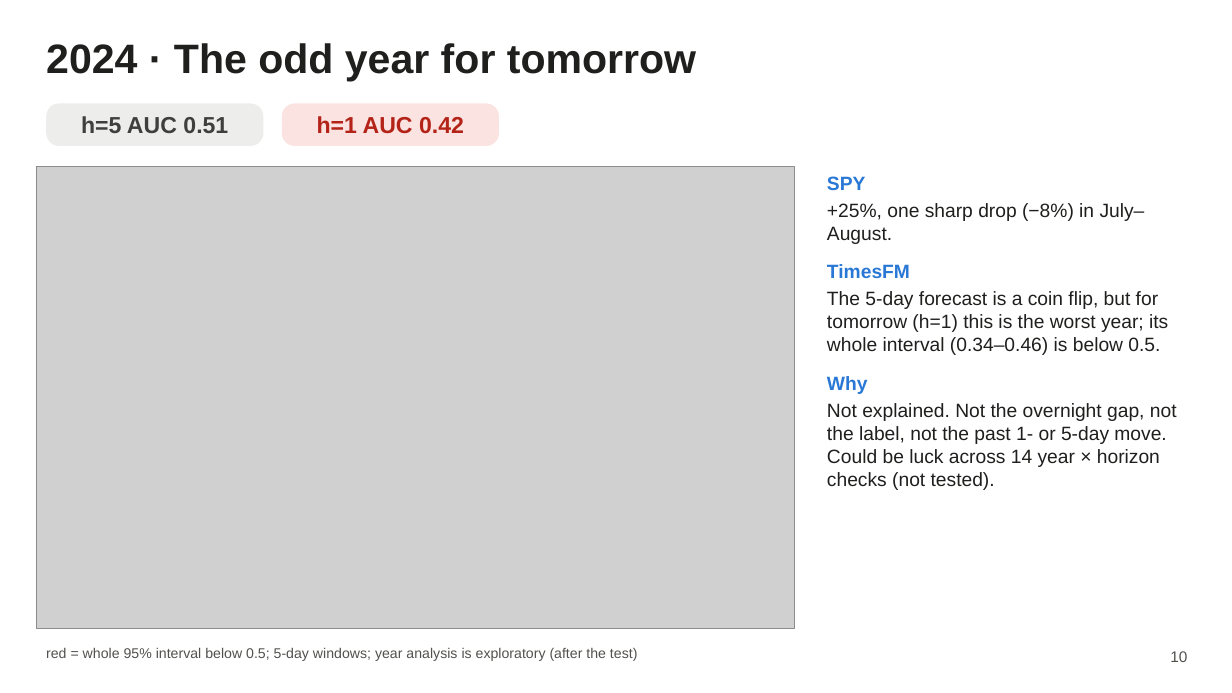
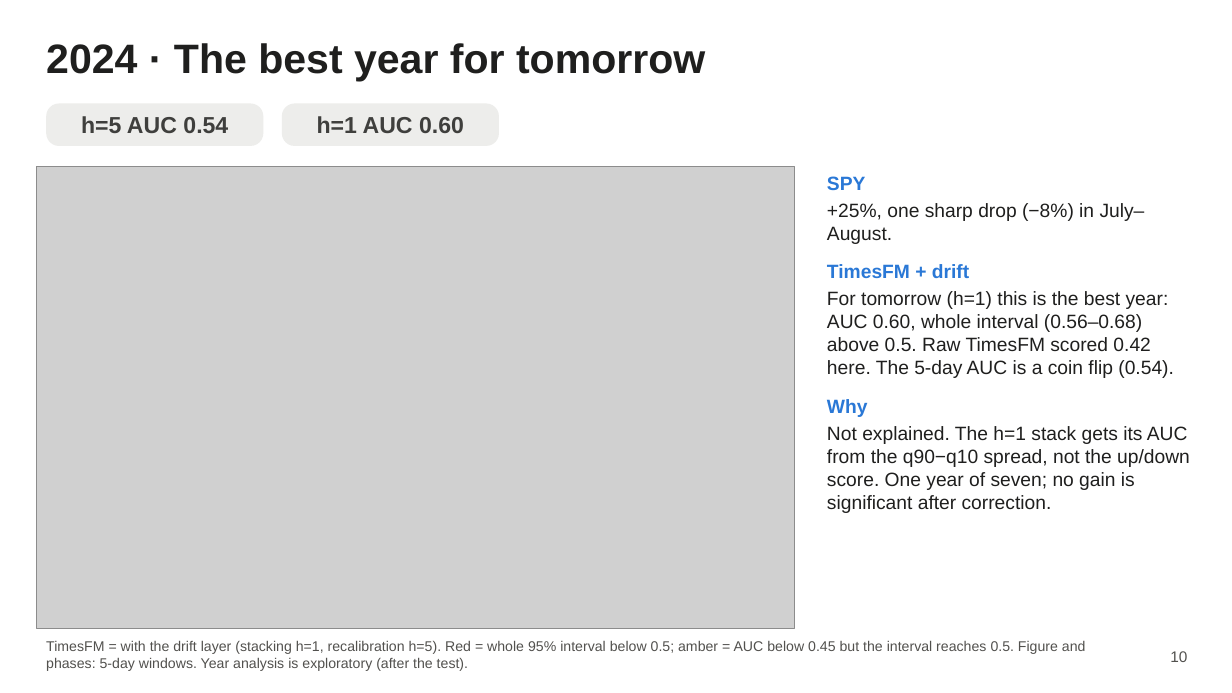
Before and after one commit to AmauryJayr/Predicting-SP500, a slide deck: slide 10 of timesfm3_experiment/slides/timesfm3_slides.pptx. Drawn at 1232x693 pixels with LibreOffice and Linux fonts; fonts in the diff are those of the drawing; grey boxes stand for pictures. Boxes give left, top, right and bottom in pixels: in the first picture for what was removed or moved away, otherwise in the second. Text is boxed around its words. In the diff, an @@ line names an element or a change of style, - is before the commit and + after.

Commit message:
TimesFM-3 slides: drift layer results throughout, new analysis slides
Results and year slides now use TimesFM + drift layer (stacking for h=1,
recalibration for h=5, picked on 2015-2018). Adds the how-it-was-built,
root-cause, drift and VIX slides; removes a stray LibreOffice lock file.

```diff
--- a/timesfm3_experiment/slides/timesfm3_slides.pptx
+++ b/timesfm3_experiment/slides/timesfm3_slides.pptx
@@ text at (46,43,705,81): text changed @@
-2024 · The odd year for tomorrow
+2024 · The best year for tomorrow
@@ text in rounded rectangle at (81,116,228,133): text changed @@
-h=5 AUC 0.51
+h=5 AUC 0.54
@@ rounded rectangle "h=1 AUC 0.60" at (282,104,499,146): fill #FBE3E1 to #EDEDEB @@
@@ text in rounded rectangle at (317,116,464,133): text changed; text colour #B42318 to #3F3F3D @@
-h=1 AUC 0.42
+h=1 AUC 0.60
@@ text at (827,264,1174,378): text changed @@
-TimesFM
-The 5-day forecast is a coin flip, but for tomorrow (h=1) this is the worst year; its whole interval (0.34–0.46) is below 0.5.
+TimesFM + drift
+For tomorrow (h=1) this is the best year: AUC 0.60, whole interval (0.56–0.68) above 0.5. Raw TimesFM scored 0.42 here. The 5-day AUC is a coin flip (0.54).
@@ text at (827,426,1190,513): text changed @@
-Not explained. Not the overnight gap, not the label, not the past 1- or 5-day move. Could be luck across 14 year × horizon checks (not tested).
+Not explained. The h=1 stack gets its AUC from the q90−q10 spread, not the up/down score. One year of seven; no gain is significant after correction.
@@ text at (46,641,1086,671): text changed @@
-red = whole 95% interval below 0.5; 5-day windows; year analysis is exploratory (after the test)
+TimesFM = with the drift layer (stacking h=1, recalibration h=5). Red = whole 95% interval below 0.5; amber = AUC below 0.45 but the interval reaches 0.5. Figure and phases: 5-day windows. Year analysis is exploratory (after the test).
```
Also in this commit, not shown: 11 other slides changed, 1 slide added, 20 other files.
